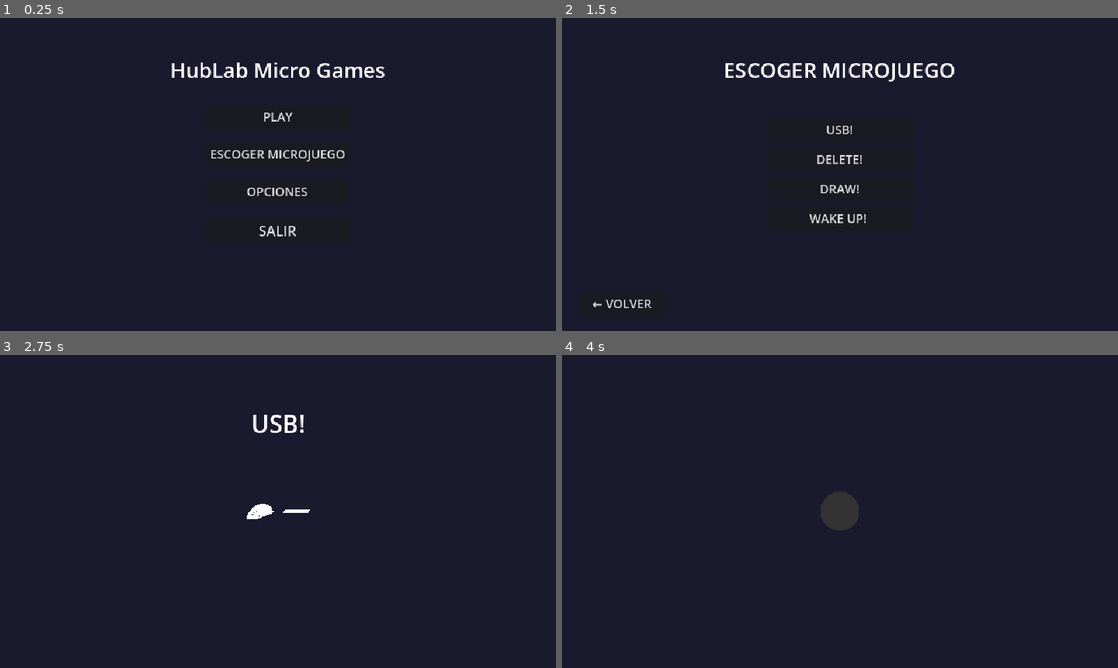
Above: before the commit, frames 1-4 (two rows, left to right).
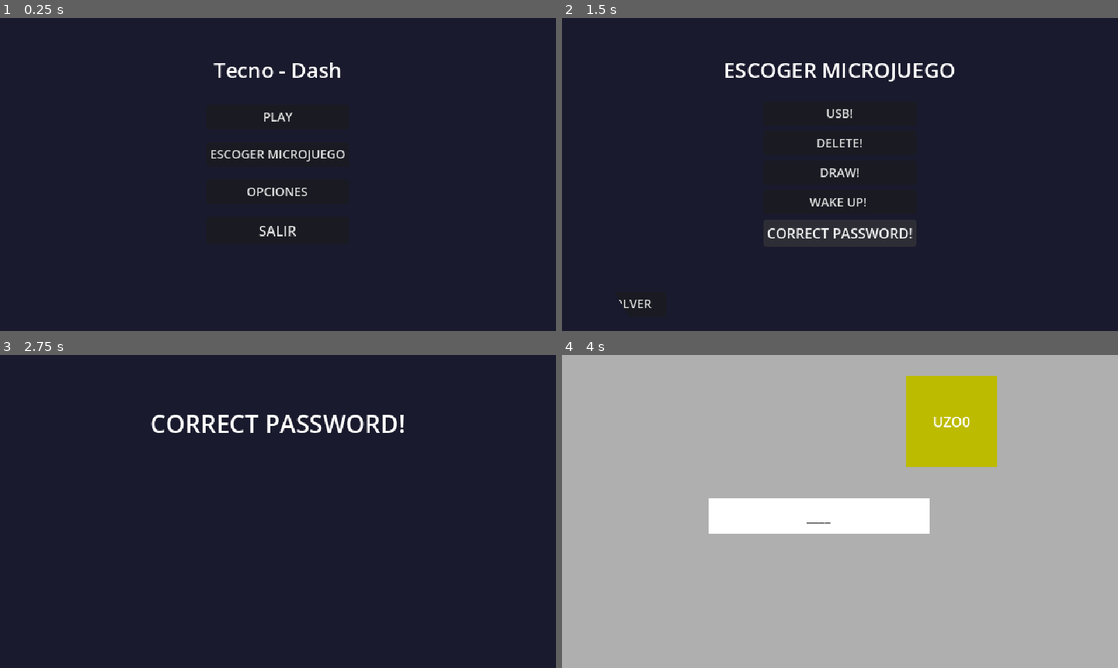
Above: after the commit, the same moments.

Repository: Vigoreum/prototype
Game: Godot game, scene res://menus/main_menu.tscn
Two runs of this game, one before a commit and one after it. Both use one fixed random seed, a clock stepped at 60 frames per second and the inputs below.
Inputs (mouse positions are in pixels of both pictures, inside the frame that each line leads up to):
- Up to frame 1 (0.25 s): no input
- Up to frame 2 (1.5 s): click "ESCOGER MICROJUEGO" at 0.5 s; click (840, 233) at 1.25 s, where only the run after the commit has a clickable "CORRECT PASSWORD!"
- Up to frame 3 (2.75 s): click (278, 467) at 2 s, where only the run before the commit has a clickable "USB!"
- Up to frame 4 (4 s): tap Enter at 2.75 s; move the mouse to (962, 495) at 2.77 s; hold Space (space_bar) 2.78-3.5 s; click (962, 495) at 2.92 s; drag from (728, 527) to (812, 574) at 3.52 s

The runs differ from the first frame. In frame 1, 1.0% of the frame differs, in the area x 30-70%, y 14-20%; in frame 2, 1.5%; in frame 3, 1.6%; in frame 4, 100%, in the area x 0-100%, y 0-100%.

Commit message:
correct_password on microgame_salect

Diff:
--- a/menus/main_menu.tscn
+++ b/menus/main_menu.tscn
@@ -31,7 +31,7 @@
 offset_bottom = 80.0
 grow_horizontal = 2
 theme_override_font_sizes/font_size = 24
-text = "HubLab Micro Games"
+text = "Tecno - Dash"
 horizontal_alignment = 1
 vertical_alignment = 1
 
--- a/menus/microgame_select.gd
+++ b/menus/microgame_select.gd
@@ -30,5 +30,8 @@
 	GameManager.play_single_microgame("res://microgames/wake_up/wake_up_data.tres")
 
 
+func _on_correct_password_pressed() -> void:
+	GameManager.play_single_microgame("res://microgames/correct_password/correct_password_data.tres")
+
 func _on_back_pressed() -> void:
 	GameManager.return_to_main_menu()
--- a/menus/microgame_select.tscn
+++ b/menus/microgame_select.tscn
@@ -75,6 +75,10 @@
 theme_override_font_sizes/font_size = 14
 text = "WAKE UP! "
 
+[node name="CorrectPassword" type="Button" parent="ButtonsContainer" unique_id=309519616]
+layout_mode = 2
+text = "CORRECT PASSWORD!"
+
 [node name="BackButton" type="Button" parent="." unique_id=2067305188]
 layout_mode = 1
 anchors_preset = 2
@@ -92,4 +96,5 @@
 [connection signal="pressed" from="ButtonsContainer/DeleteButton" to="." method="_on_delete_pressed"]
 [connection signal="pressed" from="ButtonsContainer/DrawButton" to="." method="_on_draw_pressed"]
 [connection signal="pressed" from="ButtonsContainer/WakeUpButton" to="." method="_on_wake_up_pressed"]
+[connection signal="pressed" from="ButtonsContainer/CorrectPassword" to="." method="_on_correct_password_pressed"]
 [connection signal="pressed" from="BackButton" to="." method="_on_back_pressed"]
